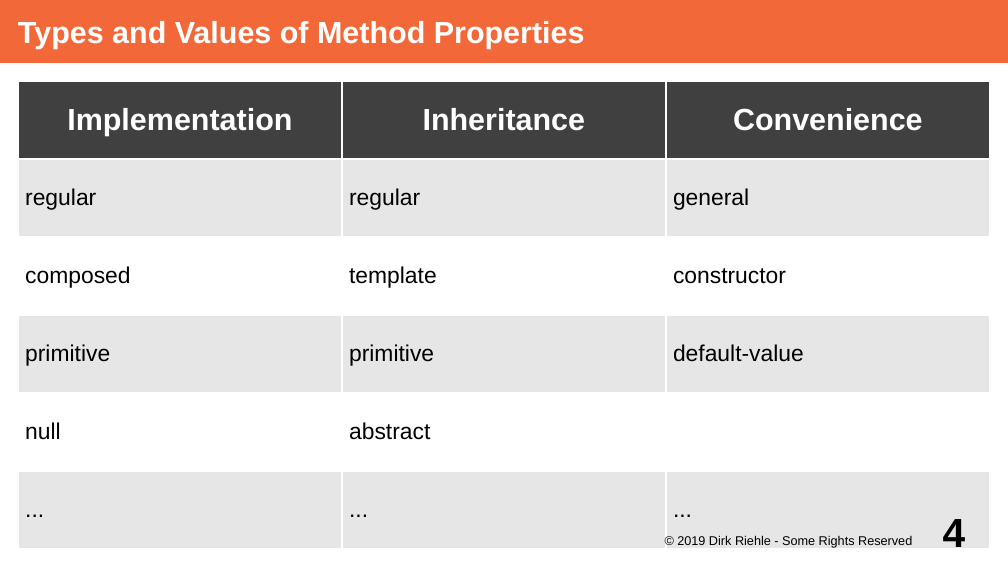
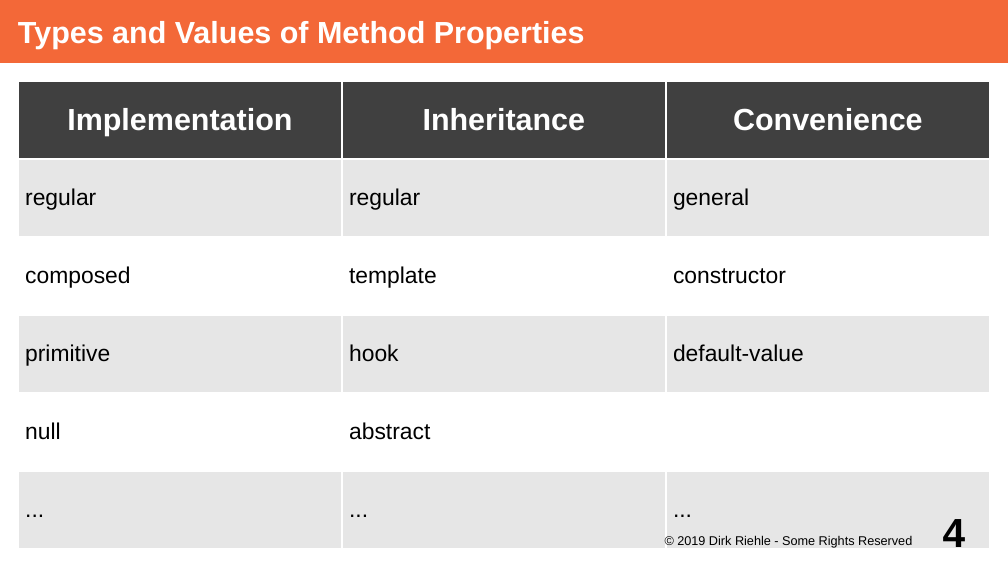
Before and after one commit to dirkriehle/adap-course, a slide deck: slide 4 of Lecture Slides/ADAP C02 - Method Properties.odp. Drawn at 1008x567 pixels with LibreOffice and Linux fonts; fonts in the diff are those of the drawing. Boxes give left, top, right and bottom in pixels: in the first picture for what was removed or moved away, otherwise in the second. Text is boxed around its words. In the diff, an @@ line names an element or a change of style, - is before the commit and + after.

Commit message:
Fixed bug in method properties slide deck (primitive -> hook)

```diff
--- a/Lecture Slides/ADAP C02 - Method Properties.odp
+++ b/Lecture Slides/ADAP C02 - Method Properties.odp
@@ table at (18,81,991,550) @@
-row 4, column 2: primitive
+row 4, column 2: hook
```
Also in this commit, not shown: 1 other file.
